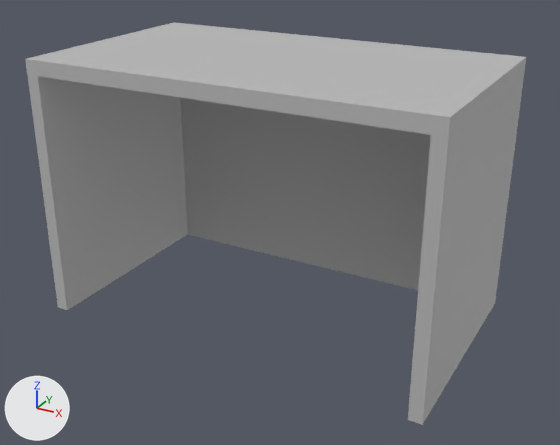
A saved change to the FBX model Team Seven Project/Assets/Meshes/Env_Table_01.fbx.
The view is the same before and after, from a 50 mm lens placed at (0.921, -1.644, 1.087), pointed at (0.003, 0.025, 0.252). The axes (+X, +Y, +Z) are drawn at lower left. The lights are the same throughout. Where no turn or scale is listed for an object, it has been applied to the vertices.

Script lines for the objects in view, before the commit:
```python
me_mesh = bpy.data.meshes.new('Mesh')
me_mesh.from_pydata(...)  # 16 vertices, 14 faces; spans x 0.0..1.06, y 0.0..0.61, z 0.0..0.691
me_mesh.materials.append(mat_lambert1)  # grey #bcbcbc
ob_env_table_01 = bpy.data.objects.new('Env_Table_01', me_mesh)
ob_env_table_01.location = (-0.53, -0.288, 0.002)
```
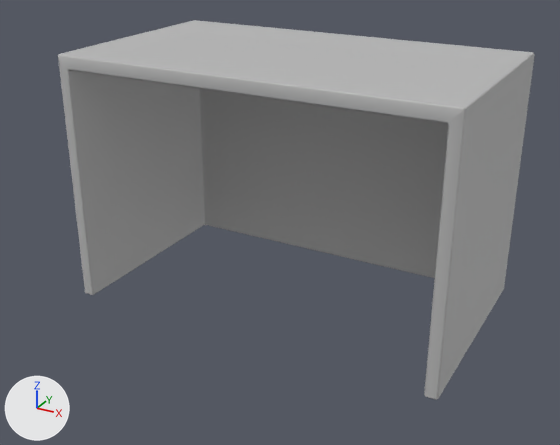
What changed in the scene script:
```text
Change me_mesh:
    used by ob_env_table_01; location = (-0.53, -0.288, 0.002)
    remove me_mesh.from_pydata(...)  # 16 vertices, 14 faces; spans x 0.0..1.06, y 0.0..0.61, z 0.0..0.691
    add me_mesh.from_pydata(...)  # 92 vertices, 94 faces; spans x 0.0..1.06, y -0.605..0.005, z -0.005..0.686
    me_mesh part 1
    14 vertices are removed from x 0.0..1.06, y 0.0..0.61, z 0.0..0.691
    14 faces are deleted
    56 vertices are added at x 0.0..1.06, y -0.605..0.0, z -0.005..0.686
    16 new vertices lie (0.0, 0.005, -0.005) away from vertices in x 0.005..1.055, y -0.605..0.0, z 0.0..0.686
    7 new vertices lie (0.0, -0.6, 0.0) away from vertices in x 0.0..1.06, y 0.0, z 0.0..0.686
    5 new vertices lie (0.0, 0.0, -0.681) away from vertices in x 0.005..1.055, y 0.005, z 0.681
    6 new vertices lie (0.0, 0.0, -0.643) away from vertices in x 0.034..1.021, y -0.6..-0.029, z 0.643
    94 new faces join them
    me_mesh part 2: the surface is now shaded smooth
Change ob_env_table_01:
    ob_env_table_01.location: (-0.53, -0.288, 0.002) -> (-0.53, 0.422, 0.0)
```

What differs and where, as boxes (x1, y1, x2, y2) in the pictures (560 x 445 px):
'Env_Table_01', reshaped, moved: before (25, 22, 526, 425); after (58, 20, 535, 400)
part 1 of me_mesh, built on: before (25, 22, 526, 425); after (58, 20, 535, 400)
